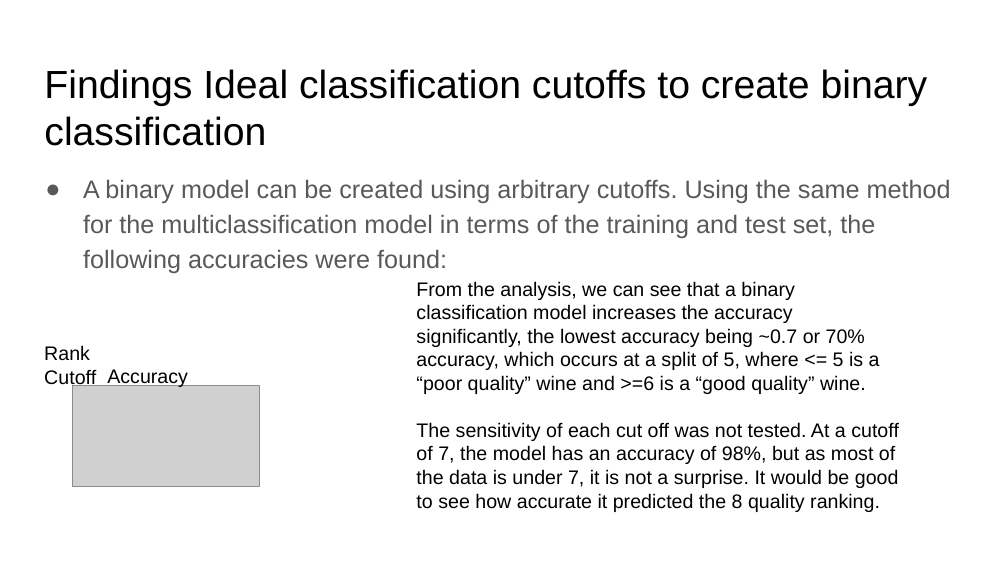
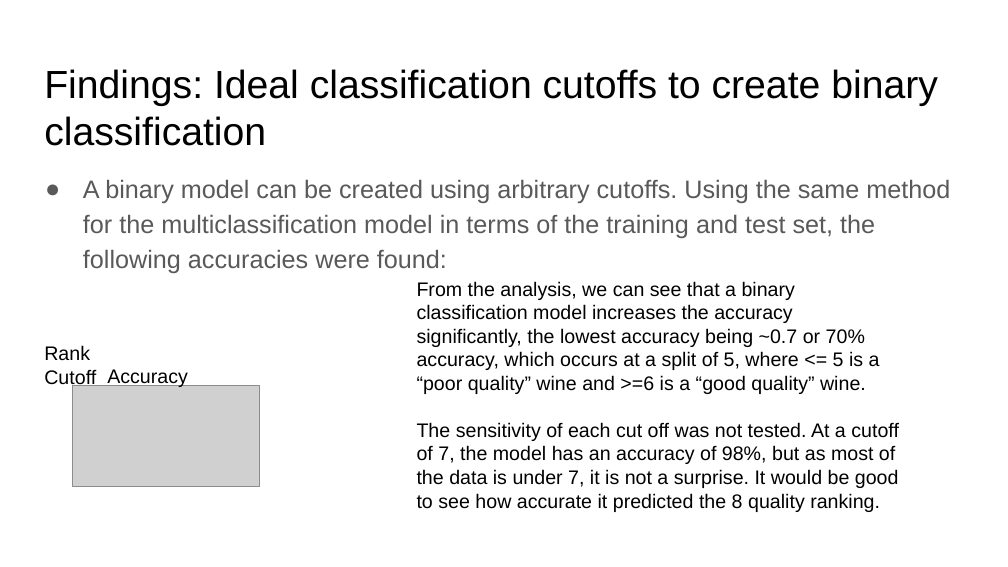
Before and after one commit to MichaelJ8/Wine-Rating-Prediction-Decision-Tree, a slide deck: slide 13 of DSE 200X_final Project Presentation.pptx (slide 14 before the commit). Drawn at 1008x567 pixels with LibreOffice and Linux fonts; fonts in the diff are those of the drawing; grey boxes stand for pictures. Boxes give left, top, right and bottom in pixels: in the first picture for what was removed or moved away, otherwise in the second. Text is boxed around its words. In the diff, an @@ line names an element or a change of style, - is before the commit and + after.

```diff
--- a/DSE 200X_final Project Presentation.pptx
+++ b/DSE 200X_final Project Presentation.pptx
@@ text at [44,69,938,146]: text changed @@
-Findings Ideal classification cutoffs to create binary classification
+Findings: Ideal classification cutoffs to create binary classification
@@ text "A binary model can be ..." at [83,179,950,273]: indent changed @@
```
Also in this commit, not shown: 10 other slides changed, 1 slide removed.
